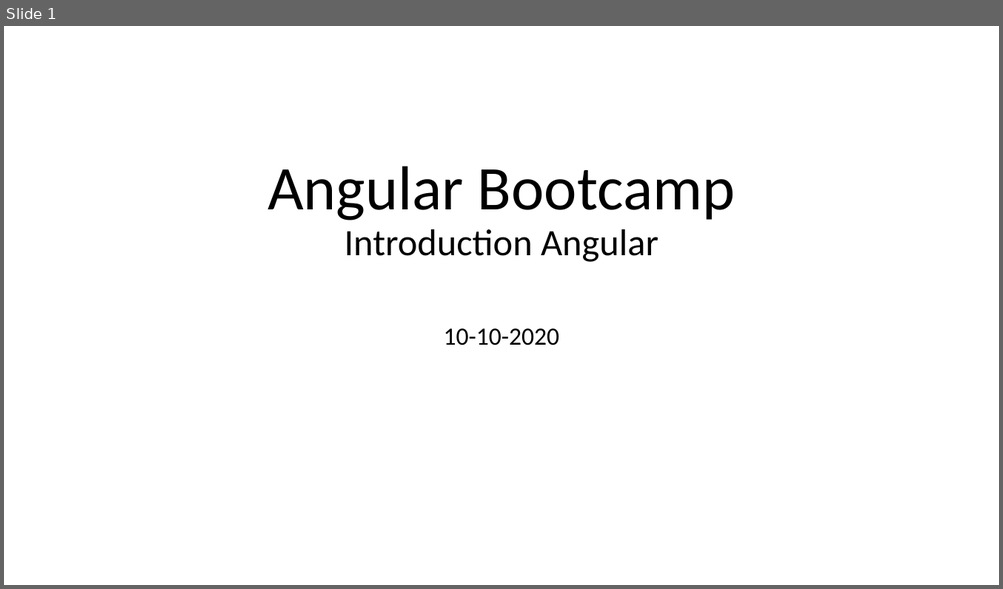
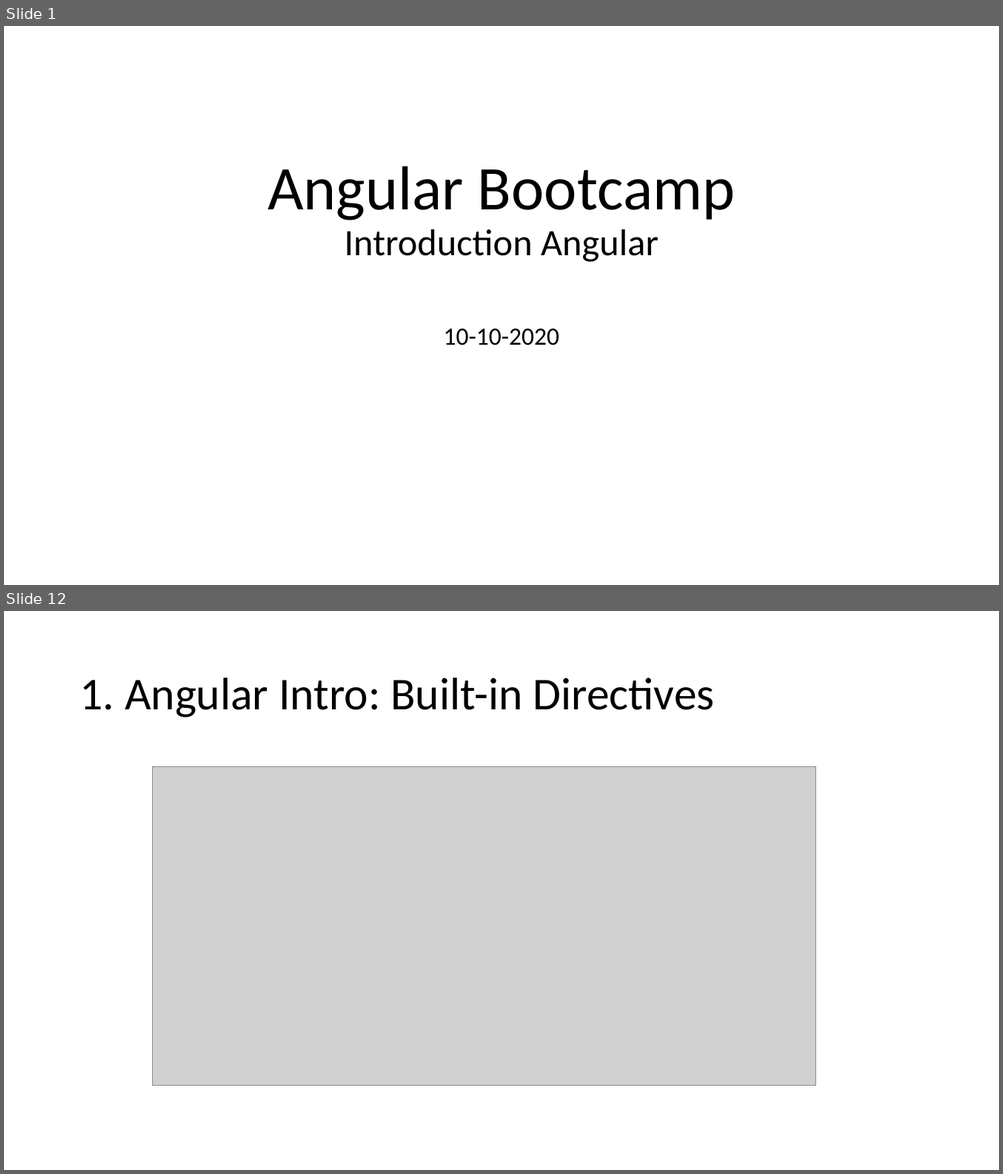
Before and after one commit to mrman888/angular-bootcamp-movie-app, a slide deck: _shared/01 Angular Bootcamp_intro_angular.pptx. Shown one above the other, each under a label of ours: slide 1 before the commit, slides 1 and 12 after it; the slides between them are not shown. The pictures are 1003x589 and 1003x1174 pixels, drawn with LibreOffice and Linux fonts; fonts in the diff are those of the drawing; grey boxes stand for pictures. Boxes give left, top, right and bottom in pixels: in the first picture for what was removed or moved away, otherwise in the second. Text is boxed around its words. In the diff, an @@ line names an element or a change of style, - is before the commit and + after.

```diff
--- a/_shared/01 Angular Bootcamp_intro_angular.pptx
+++ b/_shared/01 Angular Bootcamp_intro_angular.pptx
@@ slide 12 added at (4,611,999,1170), background #FFFFFF @@
@@ title added at (79,678,714,718), 44 pt, text #000000 @@
+1. Angular Intro: Built-in Directives
@@ picture added at (153,767,816,1086) @@
```
Also in this commit, not shown: 1 slide changed, 26 other slides added, 1 slide removed, 8 other files.
